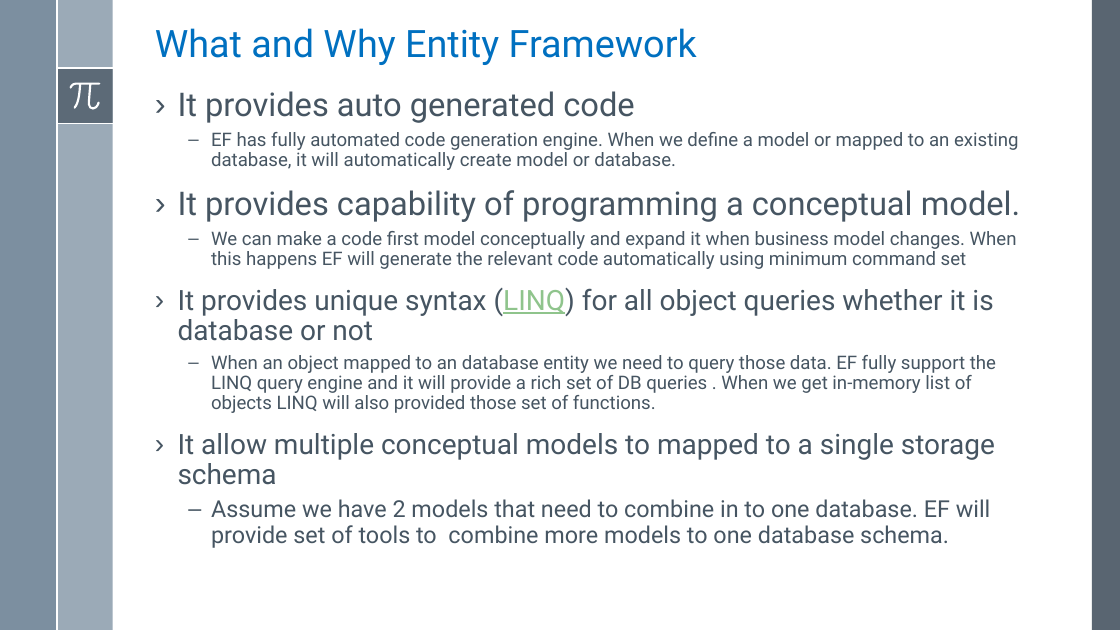
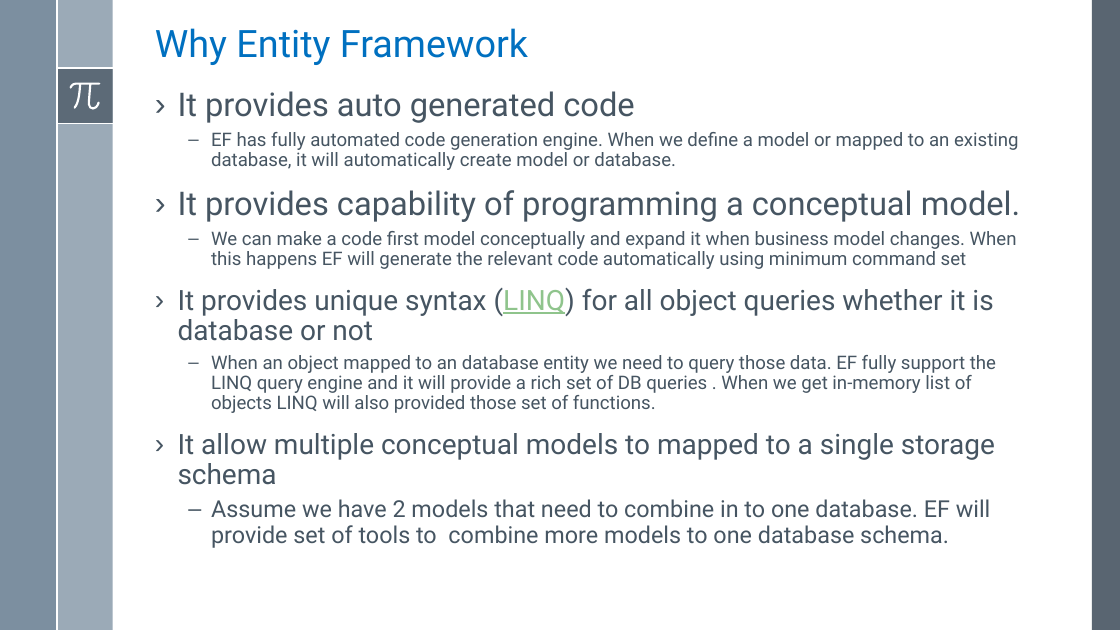
Before and after one commit to asachanxxx/WebApiTraning, a slide deck: slide 2 of Notes/Lesson 1/Lesson 1 - Implement First Bound Context Using Entity Framework.pptx. Drawn at 1120x630 pixels with LibreOffice and Linux fonts; fonts in the diff are those of the drawing. Boxes give left, top, right and bottom in pixels: in the first picture for what was removed or moved away, otherwise in the second. Text is boxed around its words. In the diff, an @@ line names an element or a change of style, - is before the commit and + after.

```diff
--- a/Notes/Lesson 1/Lesson 1 - Implement First Bound Context Using Entity Framework.pptx
+++ b/Notes/Lesson 1/Lesson 1 - Implement First Bound Context Using Entity Framework.pptx
@@ title at box(155, 28, 528, 65): text changed @@
-What and Why Entity Framework
+Why Entity Framework
```
Also in this commit, not shown: 2 other slides changed, 18 slides added, 4 other files.
